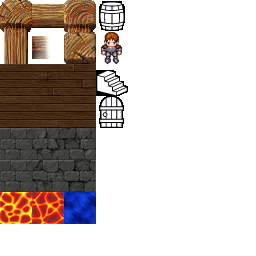
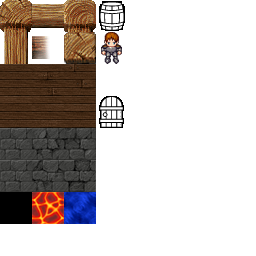
Layered file, before and after one edit (256×256). Changes by layer:
removed layer "Layer 7" over (x1=96, y1=70, x2=128, y2=96)
renamed "Layer 16" to "black", painted on it over (x1=0, y1=192, x2=32, y2=224)
renamed "Layer 15" to "stone", painted on it over (x1=0, y1=192, x2=32, y2=224)
